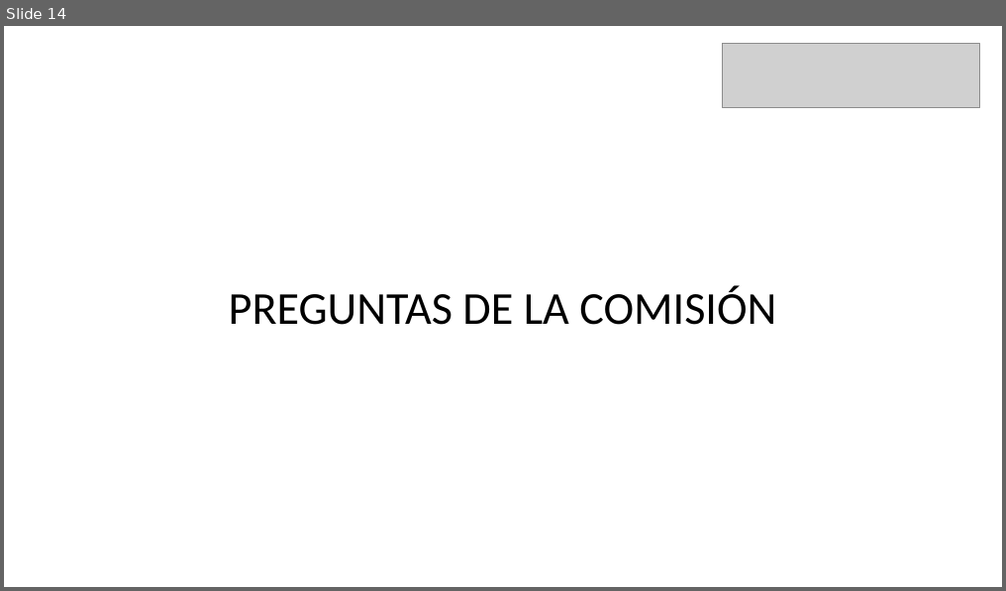
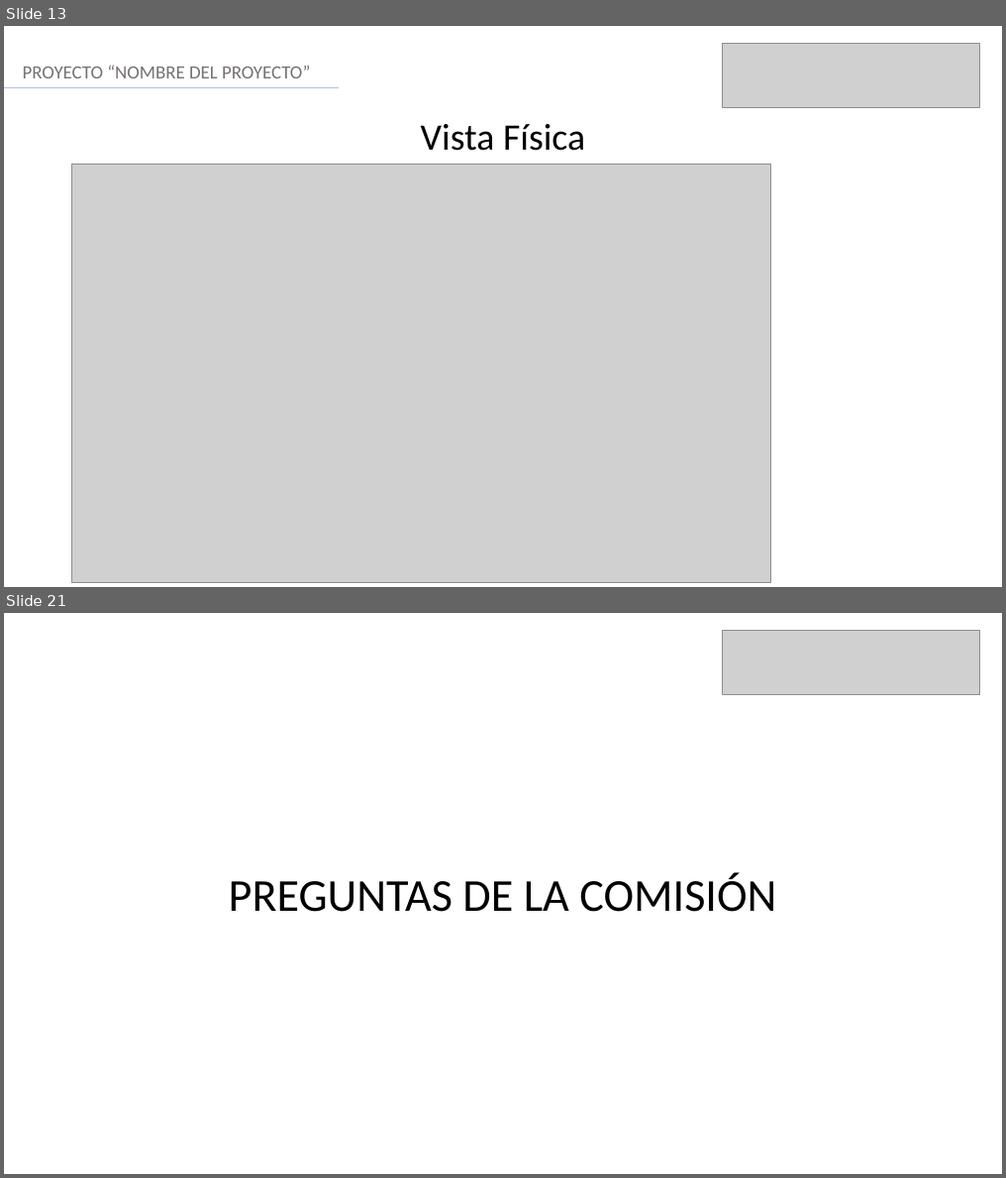
Before and after one commit to jaraantonio/RQY1102-CastilloJaraSoto-ET, a slide deck: 01_Presentacion_Final.ppt. Shown one above the other, each under a label of ours: slide 14 before the commit, slides 13 and 21 after it; the slides between them are not shown. The pictures are 1006x591 and 1006x1178 pixels, drawn with LibreOffice and Linux fonts; fonts in the diff are those of the drawing; grey boxes stand for pictures. Boxes give left, top, right and bottom in pixels: in the first picture for what was removed or moved away, otherwise in the second. Text is boxed around its words. In the diff, an @@ line names an element or a change of style, - is before the commit and + after.

```diff
--- a/01_Presentacion_Final.ppt
+++ b/01_Presentacion_Final.ppt
@@ slide 13 added at box(4, 26, 1002, 587), background #FFFFFF @@
@@ picture added at box(722, 43, 979, 107) @@
@@ text added at box(23, 65, 310, 78), 18 pt, text #767171 @@
+PROYECTO “NOMBRE DEL PROYECTO”
@@ line added from (4, 88) to (339, 88), #ABC0E4 1.25 pt @@
@@ text added at box(421, 124, 585, 151), 36 pt, text #000000 @@
+Vista Física
@@ picture added at box(72, 165, 770, 583) @@
@@ what was slide 14 is now slide 21 @@
```
Also in this commit, not shown: 13 slides changed, 6 other slides added.
